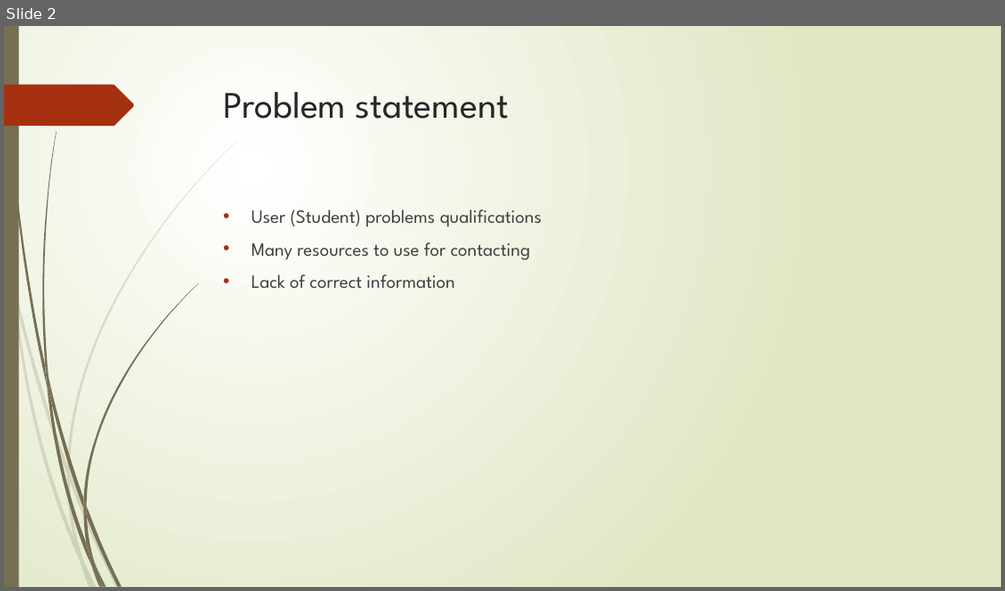
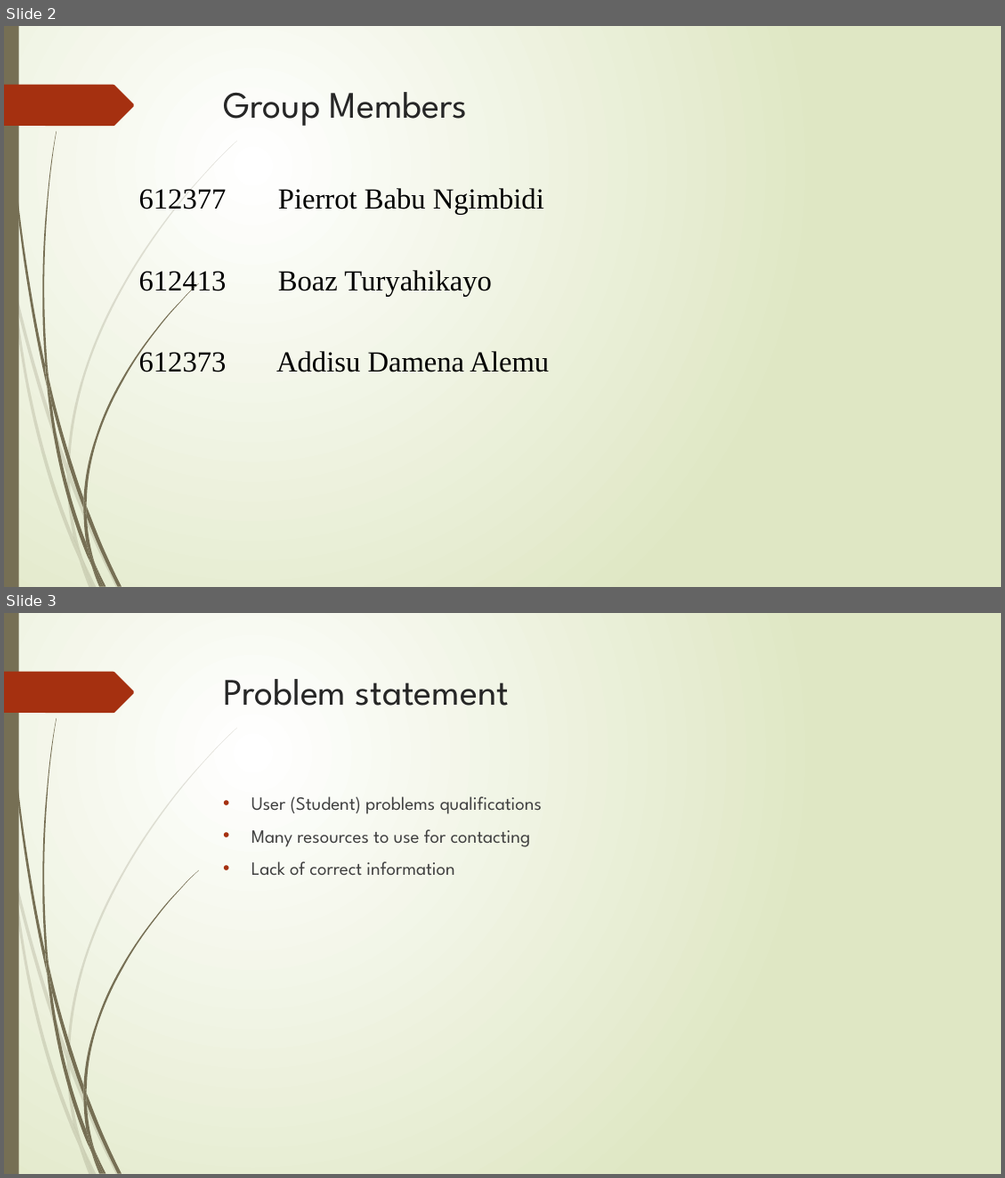
Before and after one commit to pierre-ngb/miu-helpdesk, a slide deck: MIU Helpdesk.pptx. Shown one above the other, each under a label of ours: slide 2 before the commit, slides 2 and 3 after it. The pictures are 1005x591 and 1005x1178 pixels, drawn with LibreOffice and Linux fonts; fonts in the diff are those of the drawing. Boxes give left, top, right and bottom in pixels: in the first picture for what was removed or moved away, otherwise in the second. Text is boxed around its words. In the diff, an @@ line names an element or a change of style, - is before the commit and + after.

```diff
--- a/MIU Helpdesk.pptx
+++ b/MIU Helpdesk.pptx
@@ slide 2 added at [4, 26, 1001, 587], background gradient #FFFFFF to #DFE8C4; not listed: 24 template elements that a slide beside it also shows @@
@@ title added at [224, 92, 468, 126], 36 pt, text #262626 @@
+Group Members
@@ table added at [133, 138, 601, 383], 3 rows, 2 columns @@
+612377 | Pierrot Babu Ngimbidi
+612413 | Boaz Turyahikayo
+612373 | Addisu Damena Alemu
@@ what was slide 2 is now slide 3 @@
```
Also in this commit, not shown: 2 slides changed, 1 other slide added, 1 slide removed.
